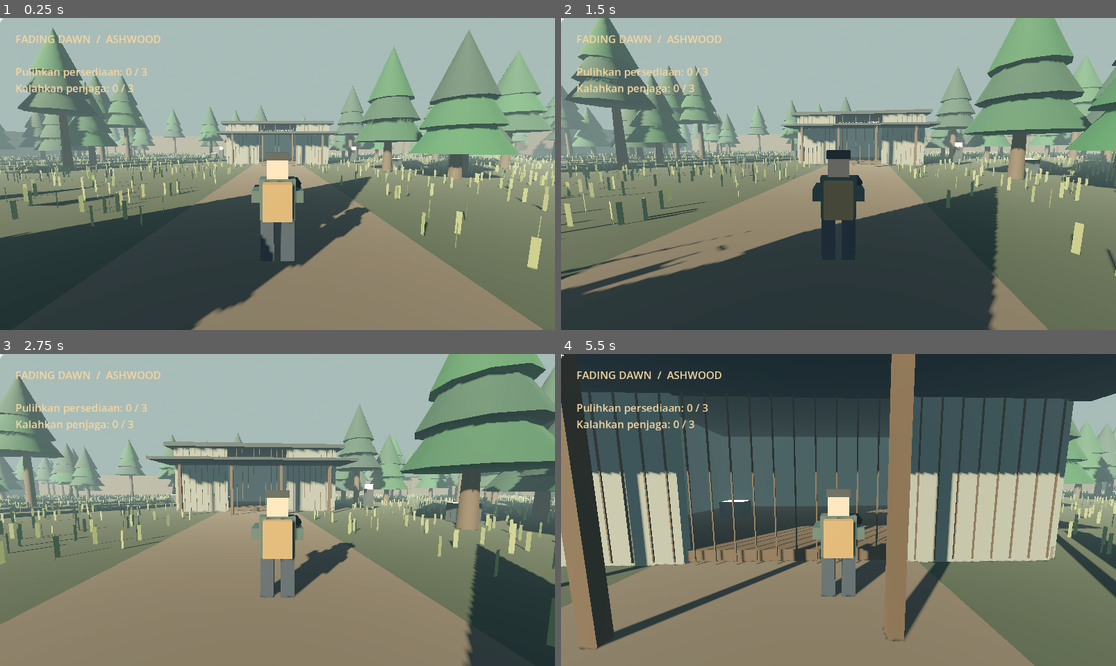
Above: before the commit, frames 1-4 (two rows, left to right).
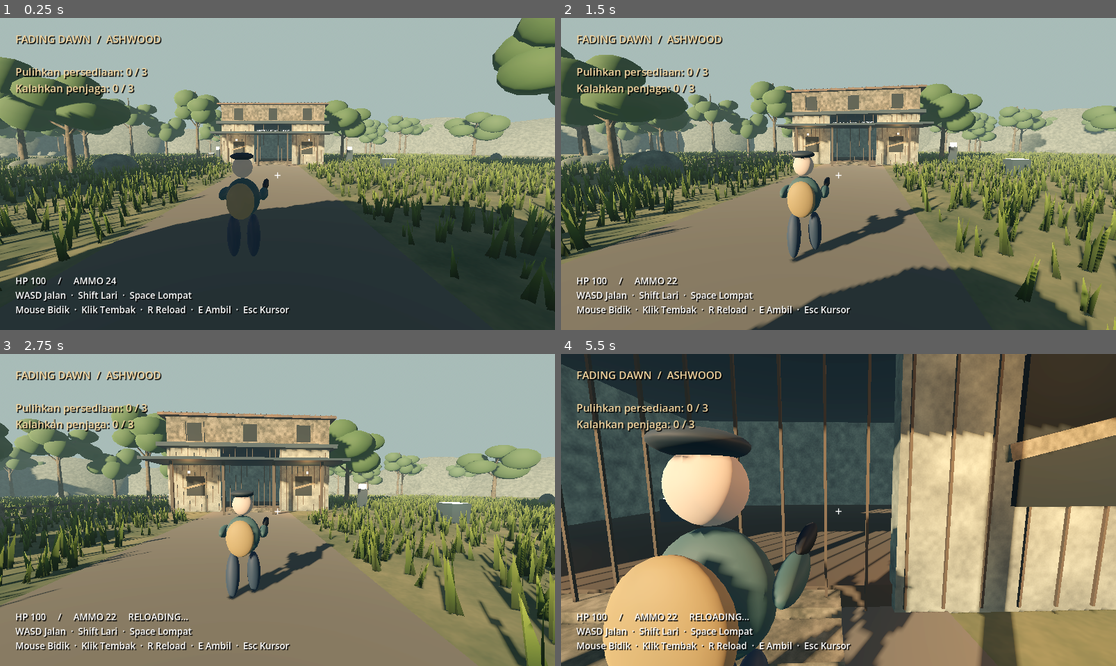
Above: after the commit, the same moments.

Repository: NourAnisa/fading-dawn-godot
Game: Godot game, scene res://main.tscn
Same seed, same stepped clock (60 frames per second), same inputs: the game is played once before the commit and once after it.
Inputs (mouse positions are in pixels of both pictures, inside the frame that each line leads up to):
- Up to frame 1 (0.25 s): no input
- Up to frame 2 (1.5 s): tap Enter at 0.5, 1.35 s; move the mouse to (866, 174) at 0.52 s; hold Shift 0.53-1.28 s; hold W from 0.53 s (still down); click (866, 174) at 0.67 s; tap Space at 0.77 s; move the mouse to (810, 174) at 1.27 s; click (810, 174) at 1.42 s
- Up to frame 3 (2.75 s): keep holding W; tap Space at 1.52 s; move the mouse to (288, 503) at 2.02 s; tap R at 2.1 s; click (288, 503) at 2.17 s
- Up to frame 4 (5.5 s): keep holding W; move the mouse to (832, 516) at 2.77 s; tap E at 2.85 s; click (832, 516) at 2.92 s; tap Space at 3.02, 3.77, 4.52 s; move the mouse to (877, 513) at 3.52 s; hold Shift 3.53-4.28 s; click (877, 513) at 3.67 s; move the mouse to (794, 506) at 4.27 s; tap Enter at 4.35 s; click (794, 506) at 4.42 s; move the mouse to (844, 510) at 5.02 s; tap R at 5.1 s; click (844, 510) at 5.17 s

The runs differ from the first frame. In frame 1, 62% of the frame differs, in the area x 0-100%, y 0-100%; in frame 2, 65%; in frame 3, 54%; in frame 4, 71%.

Commit message:
Improve Ashwood procedural environment, survivor silhouette and HUD anchors

Diff:
--- /dev/null
+++ b/scripts/dressing.gd
@@ -0,0 +1,141 @@
+extends Node3D
+## Original procedural environment. No external asset dependencies.
+var rng := RandomNumberGenerator.new()
+
+static func surface(dark: Color, light: Color, frequency: float) -> ShaderMaterial:
+	var m := ShaderMaterial.new()
+	m.shader = preload("res://shaders/weathered.gdshader")
+	m.set_shader_parameter("dark_color", dark)
+	m.set_shader_parameter("light_color", light)
+	m.set_shader_parameter("frequency", frequency)
+	return m
+
+func build(world: Node3D) -> void:
+	rng.seed = 51290
+	var bark := surface(Color("292921"), Color("76624b"), 5.0)
+	var stone := surface(Color("38413c"), Color("727969"), 2.0)
+	var foliage: StandardMaterial3D = world.material(Color("354f2a"))
+	var leaf_mesh := SphereMesh.new()
+	leaf_mesh.radius = 1
+	leaf_mesh.height = 2
+	leaf_mesh.radial_segments = 12
+	leaf_mesh.rings = 6
+	# Irregular branching silhouettes with shared leaf-cluster geometry.
+	var leaf_transforms: Array[Transform3D] = []
+	for i in range(100):
+		var p := Vector3(rng.randf_range(-84, 84), 0, rng.randf_range(-84, 84))
+		if absf(p.x) < 11 and p.z > -36 and p.z < 25:
+			continue
+		var height := rng.randf_range(8, 15)
+		var trunk := CylinderMesh.new()
+		trunk.bottom_radius = 0.38
+		trunk.top_radius = 0.12
+		trunk.height = height
+		trunk.radial_segments = 10
+		var mesh: MeshInstance3D = world.shape(self, trunk, p + Vector3.UP * height * 0.5, bark)
+		var body := StaticBody3D.new()
+		var collision := CollisionShape3D.new()
+		var capsule := CapsuleShape3D.new()
+		capsule.radius = 0.38
+		capsule.height = height
+		collision.shape = capsule
+		mesh.add_child(body)
+		body.add_child(collision)
+		for j in range(7):
+			var angle := j * 2.4 + rng.randf()
+			var reach := rng.randf_range(1.7, 3.8)
+			var center := p + Vector3(cos(angle) * reach, height * 0.64 + j * 0.55, sin(angle) * reach)
+			var origin := p + Vector3.UP * (height * 0.45 + j * 0.45)
+			branch(world, origin, center, bark)
+			var scale_vec := Vector3(rng.randf_range(1.7, 2.8), rng.randf_range(1.1, 1.9), rng.randf_range(1.6, 2.6))
+			leaf_transforms.append(Transform3D(Basis.from_euler(Vector3(0.2, angle, 0.3)).scaled(scale_vec), center))
+	batch(leaf_mesh, foliage, leaf_transforms)
+	# Crossed tapered blades, clustered around the playable clearing.
+	var blades := SurfaceTool.new()
+	blades.begin(Mesh.PRIMITIVE_TRIANGLES)
+	for angle in [0.0, 1.05, 2.1]:
+		var basis := Basis(Vector3.UP, angle)
+		for point in [Vector3(-0.09, 0, 0), Vector3(0.09, 0, 0), Vector3(0.13, 0.72, 0)]:
+			blades.add_vertex(basis * point)
+	blades.generate_normals()
+	var blade_mesh := blades.commit()
+	var grass_mat := ShaderMaterial.new()
+	grass_mat.shader = preload("res://shaders/grass.gdshader")
+	var grass_transforms: Array[Transform3D] = []
+	for i in range(18000):
+		var p := Vector3(rng.randf_range(-48, 48), 0.02, rng.randf_range(-58, 32))
+		if absf(p.x) < 3.8 or (absf(p.x) < 8.5 and p.z > -30 and p.z < -12):
+			continue
+		var size := rng.randf_range(0.5, 1.4)
+		grass_transforms.append(Transform3D(Basis(Vector3.UP, rng.randf_range(0, TAU)).scaled(Vector3.ONE * size), p))
+	batch(blade_mesh, grass_mat, grass_transforms)
+	for i in range(55):
+		var p := Vector3(rng.randf_range(-78, 78), 0.3, rng.randf_range(-78, 60))
+		if absf(p.x) < 11:
+			continue
+		var rock: MeshInstance3D = world.shape(self, leaf_mesh, p, stone)
+		rock.scale = Vector3(rng.randf_range(0.6, 2.7), rng.randf_range(0.5, 1.6), rng.randf_range(0.8, 2))
+		rock.rotation.y = rng.randf_range(0, TAU)
+	# Distant hills hide the square perimeter, without blocking the clearing.
+	for i in range(22):
+		var angle := i * TAU / 22
+		var p := Vector3(cos(angle) * 125, -3, sin(angle) * 125)
+		var hill: MeshInstance3D = world.shape(self, leaf_mesh, p, stone)
+		hill.scale = Vector3(33, rng.randf_range(14, 32), 29)
+	detail_house(world)
+
+func branch(world: Node3D, start: Vector3, end: Vector3, mat: Material) -> void:
+	var cylinder := CylinderMesh.new()
+	cylinder.top_radius = 0.05
+	cylinder.bottom_radius = 0.14
+	cylinder.height = start.distance_to(end)
+	cylinder.radial_segments = 7
+	var n: MeshInstance3D = world.shape(self, cylinder, (start + end) * 0.5, mat)
+	var direction := (end - start).normalized()
+	var right := direction.cross(Vector3.FORWARD).normalized()
+	n.basis = Basis(right, direction, right.cross(direction).normalized())
+
+func batch(mesh: Mesh, mat: Material, transforms: Array[Transform3D]) -> void:
+	var mm := MultiMesh.new()
+	mm.transform_format = MultiMesh.TRANSFORM_3D
+	mm.mesh = mesh
+	mm.instance_count = transforms.size()
+	for i in range(transforms.size()):
+		mm.set_instance_transform(i, transforms[i])
+	var instance := MultiMeshInstance3D.new()
+	instance.multimesh = mm
+	instance.material_override = mat
+	add_child(instance)
+
+func detail_house(world: Node3D) -> void:
+	var timber := surface(Color("2c3029"), Color("93816a"), 4.0)
+	var rust := surface(Color("34393a"), Color("865b40"), 3.0)
+	var dark: Material = world.material(Color("101d21"))
+	# Upstairs frontage, recessed-looking window panels and shutters.
+	world.box(self, Vector3(0, 7.3, -22), Vector3(15, 2.6, 12), timber, true)
+	world.box(self, Vector3(0, 8.7, -22), Vector3(16, 0.22, 13), rust, true)
+	for x in [-5.0, 0.0, 5.0]:
+		world.box(self, Vector3(x, 7.2, -15.94), Vector3(1.3, 1.7, 0.06), dark)
+		for side in [-0.8, 0.8]:
+			world.box(self, Vector3(x + side, 7.2, -15.8), Vector3(0.2, 1.9, 0.18), timber)
+		world.box(self, Vector3(x, 6.32, -15.7), Vector3(1.9, 0.15, 0.45), timber)
+	for i in range(31):
+		world.box(self, Vector3(-7.5 + i * 0.5, 8.87, -22), Vector3(0.04, 0.05, 13), rust)
+	# Front steps prevent the floor lip blocking a walking player.
+	world.box(self, Vector3(0, 0.08, -15.35), Vector3(4, 0.16, 0.9), timber, true)
+	world.box(self, Vector3(0, 0.15, -15.8), Vector3(4, 0.3, 0.5), timber, true)
+	for x in [-5.0, 5.0]:
+		world.box(self, Vector3(x, 2.4, -15.75), Vector3(1.6, 1.8, 0.08), dark)
+		var plank: MeshInstance3D = world.box(self, Vector3(x, 2.4, -15.65), Vector3(2.1, 0.2, 0.1), timber)
+		plank.rotation.z = 0.25
+		var lamp := OmniLight3D.new()
+		add_child(lamp)
+		lamp.position = Vector3(x, 3.5, -14)
+		lamp.light_color = Color("ffb96c")
+		lamp.light_energy = 2
+		lamp.omni_range = 6
+		world.box(self, lamp.position, Vector3(0.18, 0.25, 0.18), world.material(Color("ffb96c"), true))
+	for i in range(16):
+		world.box(self, Vector3(-13, 0.65, -8 - i * 1.4), Vector3(0.16, 1.3, 0.16), timber, true)
+	for y in [0.5, 1.0]:
+		world.box(self, Vector3(-13, y, -18.5), Vector3(0.12, 0.12, 22), timber, true)
--- a/scripts/player.gd
+++ b/scripts/player.gd
@@ -5,12 +5,17 @@
 var model: Node3D
 var active: bool = true
 var pitch: float = -0.12
+var legs: Array[Node3D] = []
 
 func part(pos: Vector3, size: Vector3, color: Color) -> void:
 	var mesh := MeshInstance3D.new()
-	var box := BoxMesh.new()
-	box.size = size
-	mesh.mesh = box
+	var rounded := SphereMesh.new()
+	rounded.radius = 0.5
+	rounded.height = 1.0
+	rounded.radial_segments = 20
+	rounded.rings = 12
+	mesh.mesh = rounded
+	mesh.scale = size
 	var mat := StandardMaterial3D.new()
 	mat.albedo_color = color
 	mat.roughness = 0.7
@@ -33,12 +38,19 @@
 	part(Vector3(0, 1.98, 0.02), Vector3(0.43, 0.14, 0.44), Color("263137"))
 	part(Vector3(0, 1.2, 0.3), Vector3(0.5, 0.65, 0.25), Color("866c4b"))
 	for x in [-0.19, 0.19]:
-		part(Vector3(x, 0.45, 0), Vector3(0.25, 0.9, 0.28), Color("273745"))
+		var leg := Node3D.new()
+		model.add_child(leg)
+		leg.position = Vector3(x, 0.86, 0)
+		part(Vector3(x, 0.45, 0), Vector3(0.26, 0.85, 0.3), Color("273745"))
+		var leg_mesh := model.get_child(model.get_child_count() - 1) as Node3D
+		leg_mesh.reparent(leg, false)
+		leg_mesh.position = Vector3(0, -0.4, 0)
+		legs.append(leg)
 		part(Vector3(x * 2, 1.25, -0.18), Vector3(0.18, 0.22, 0.7), Color("344b4a"))
 	part(Vector3(0.4, 1.36, -0.65), Vector3(0.13, 0.18, 0.9), Color("171e23"))
 	pivot = Node3D.new()
 	add_child(pivot)
-	pivot.position.y = 1.65
+	pivot.position = Vector3(0.65, 1.65, 0)
 	var arm := SpringArm3D.new()
 	pivot.add_child(arm)
 	arm.spring_length = 4.0
@@ -71,5 +83,8 @@
 	velocity.x = move_toward(velocity.x, direction.x * speed, delta * 25)
 	velocity.z = move_toward(velocity.z, direction.z * speed, delta * 25)
 	move_and_slide()
+	var walking := Vector2(velocity.x, velocity.z).length()
+	for i in range(legs.size()):
+		legs[i].rotation.x = sin(Time.get_ticks_msec() * 0.012 + i * PI) * minf(walking / 8.0, 0.7)
 	model.position.y = sin(Time.get_ticks_msec() * 0.013) * 0.035 * Vector2(velocity.x, velocity.z).length() / 4.5
 	camera.fov = lerpf(camera.fov, 52.0 if Input.is_mouse_button_pressed(MOUSE_BUTTON_RIGHT) else 72.0, minf(1, delta * 10))
--- a/scripts/world.gd
+++ b/scripts/world.gd
@@ -1,6 +1,7 @@
 extends Node3D
 
 const Player = preload("res://scripts/player.gd")
+const Dressing = preload("res://scripts/dressing.gd")
 var player: Player
 var enemies: Array[Node3D] = []
 var supplies: Array[Node3D] = []
@@ -68,7 +69,7 @@
 	env.tonemap_mode = Environment.TONE_MAPPER_FILMIC
 	env.fog_enabled = true
 	env.fog_light_color = Color("859995")
-	env.fog_density = 0.007
+	env.fog_density = 0.0025
 	env.glow_enabled = true
 	var world_env := WorldEnvironment.new()
 	world_env.environment = env
@@ -80,16 +81,16 @@
 	sun.light_energy = 1.5
 	sun.shadow_enabled = true
 	sun.directional_shadow_max_distance = 90.0
-	var ground := material(Color("344238"))
+	var ground := Dressing.surface(Color("354431"), Color("736b4e"), 0.7)
 	var wood := material(Color("443d34"))
-	var wall := material(Color("6c7770"))
+	var wall := Dressing.surface(Color("454c49"), Color("9a9b83"), 3.0)
 	var metal := material(Color("28383e"))
 	box(self, Vector3(0, -0.5, 0), Vector3(180, 1, 180), ground, true)
 	box(self, Vector3(0, 0.015, -14), Vector3(7, 0.02, 110), material(Color("545149")))
 	for x in [-90, 90]:
-		box(self, Vector3(x, 4, 0), Vector3(1, 8, 180), wood, true)
+		box(self, Vector3(x, 4, 0), Vector3(1, 8, 180), wood, true).visible = false
 	for z in [-90, 90]:
-		box(self, Vector3(0, 4, z), Vector3(180, 8, 1), wood, true)
+		box(self, Vector3(0, 4, z), Vector3(180, 8, 1), wood, true).visible = false
 	# Open-front derelict shelter: accessible interior and porch.
 	box(self, Vector3(0, 0.18, -22), Vector3(15, 0.35, 12), wood, true)
 	box(self, Vector3(0, 3, -28), Vector3(15, 6, 0.3), wall, true)
@@ -109,41 +110,9 @@
 	sign.text = "ASHWOOD  /  RESEARCH OUTPOST"
 	sign.font_size = 48
 	sign.pixel_size = 0.006
-	for i in range(160):
-		var p := Vector3(rng.randf_range(-85, 85), 0, rng.randf_range(-85, 85))
-		if absf(p.x) < 11 and p.z > -35 and p.z < 30:
-			continue
-		var h := rng.randf_range(7, 15)
-		var trunk := CylinderMesh.new()
-		trunk.top_radius = 0.13
-		trunk.bottom_radius = 0.45
-		trunk.height = h
-		shape(self, trunk, p + Vector3(0, h / 2, 0), wood)
-		for j in range(3):
-			var leaves := CylinderMesh.new()
-			leaves.top_radius = 0.0
-			leaves.bottom_radius = 3.3 - j * 0.6
-			leaves.height = 5
-			leaves.radial_segments = 10
-			shape(self, leaves, p + Vector3(0, h * 0.6 + j * 2, 0), material(Color(0.12, rng.randf_range(0.23, 0.34), 0.22)))
-	# Batched grass keeps thousands of blades to a single draw batch.
-	var grass_mesh := QuadMesh.new()
-	grass_mesh.size = Vector2(0.13, 0.65)
-	var grass_mat := material(Color("697953"))
-	grass_mat.cull_mode = BaseMaterial3D.CULL_DISABLED
-	var mm := MultiMesh.new()
-	mm.transform_format = MultiMesh.TRANSFORM_3D
-	mm.mesh = grass_mesh
-	mm.instance_count = 9000
-	for i in range(mm.instance_count):
-		var p := Vector3(rng.randf_range(-70, 70), 0.32, rng.randf_range(-70, 70))
-		if absf(p.x) < 4 or (absf(p.x) < 9 and p.z < -12 and p.z > -30):
-			p.y = -5
-		mm.set_instance_transform(i, Transform3D(Basis(Vector3.UP, rng.randf_range(0, TAU)), p))
-	var grass := MultiMeshInstance3D.new()
-	grass.multimesh = mm
-	grass.material_override = grass_mat
-	add_child(grass)
+	var dressing := Dressing.new()
+	add_child(dressing)
+	dressing.build(self)
 	for p in [Vector3(-4, 0.6, -22), Vector3(13, 0.6, -8), Vector3(-15, 0.6, -35)]:
 		var crate := box(self, p, Vector3(1.2, 1.2, 1.2), metal)
 		box(crate, Vector3(0, 0.62, 0), Vector3(1, 0.06, 1), material(Color("68e3bf"), true))
@@ -170,20 +139,34 @@
 		enemies.append(enemy)
 	var ui := CanvasLayer.new()
 	add_child(ui)
+	var screen := Control.new()
+	ui.add_child(screen)
+	screen.set_anchors_and_offsets_preset(Control.PRESET_FULL_RECT)
+	screen.mouse_filter = Control.MOUSE_FILTER_IGNORE
 	objective = Label.new()
-	ui.add_child(objective)
+	screen.add_child(objective)
 	objective.position = Vector2(32, 28)
 	objective.add_theme_font_size_override("font_size", 22)
 	objective.add_theme_color_override("font_color", Color("f4d6a0"))
 	hud = Label.new()
-	ui.add_child(hud)
+	screen.add_child(hud)
 	hud.set_anchors_and_offsets_preset(Control.PRESET_BOTTOM_LEFT)
-	hud.position = Vector2(32, -116)
+	hud.offset_left = 32
+	hud.offset_top = -116
+	hud.offset_right = 1000
+	hud.offset_bottom = -16
 	hud.add_theme_font_size_override("font_size", 19)
+	for label in [hud, objective]:
+		label.add_theme_color_override("font_shadow_color", Color(0, 0, 0, 0.9))
+		label.add_theme_constant_override("shadow_offset_x", 2)
+		label.add_theme_constant_override("shadow_offset_y", 2)
 	var reticle := Label.new()
-	ui.add_child(reticle)
+	screen.add_child(reticle)
 	reticle.set_anchors_and_offsets_preset(Control.PRESET_CENTER)
-	reticle.position = Vector2(-7, -15)
+	reticle.offset_left = -7
+	reticle.offset_top = -15
+	reticle.offset_right = 15
+	reticle.offset_bottom = 20
 	reticle.text = "+"
 	reticle.add_theme_font_size_override("font_size", 25)
 
--- /dev/null
+++ b/shaders/grass.gdshader
@@ -0,0 +1,14 @@
+shader_type spatial;
+render_mode cull_disabled;
+varying float blade_height;
+varying float variation;
+void vertex() {
+ blade_height = clamp(VERTEX.y / 0.72, 0.0, 1.0);
+ vec3 p = (MODEL_MATRIX * vec4(VERTEX, 1.0)).xyz;
+ variation = fract(sin(dot(p.xz, vec2(12.9898,78.233))) * 43758.5453);
+ VERTEX.x += sin(TIME*1.5 + p.x*0.8 + p.z*0.5)*0.1*blade_height*blade_height;
+}
+void fragment() {
+ ALBEDO = mix(vec3(0.10,0.17,0.07),vec3(0.38,0.44,0.19),blade_height) * mix(0.8,1.15,variation);
+ ROUGHNESS = 0.95;
+}
--- /dev/null
+++ b/shaders/weathered.gdshader
@@ -0,0 +1,17 @@
+shader_type spatial;
+uniform vec4 dark_color : source_color = vec4(0.2, 0.25, 0.2, 1.0);
+uniform vec4 light_color : source_color = vec4(0.5, 0.5, 0.4, 1.0);
+uniform float frequency = 1.0;
+varying vec3 world_pos;
+float hash(vec3 p) { return fract(sin(dot(p, vec3(127.1,311.7,74.7))) * 43758.5453); }
+float noise(vec3 p) {
+ vec3 i = floor(p); vec3 f = fract(p); f = f*f*(3.0-2.0*f);
+ return mix(mix(mix(hash(i),hash(i+vec3(1,0,0)),f.x),mix(hash(i+vec3(0,1,0)),hash(i+vec3(1,1,0)),f.x),f.y),
+ mix(mix(hash(i+vec3(0,0,1)),hash(i+vec3(1,0,1)),f.x),mix(hash(i+vec3(0,1,1)),hash(i+vec3(1,1,1)),f.x),f.y),f.z);
+}
+void vertex() { world_pos = (MODEL_MATRIX * vec4(VERTEX,1.0)).xyz; }
+void fragment() {
+ float n = noise(world_pos*frequency)*0.6 + noise(world_pos*frequency*5.0)*0.28 + noise(world_pos*frequency*23.0)*0.12;
+ ALBEDO = mix(dark_color.rgb,light_color.rgb,n);
+ ROUGHNESS = 0.92;
+}
Not shown, added: VISUAL_UPDATE.md
